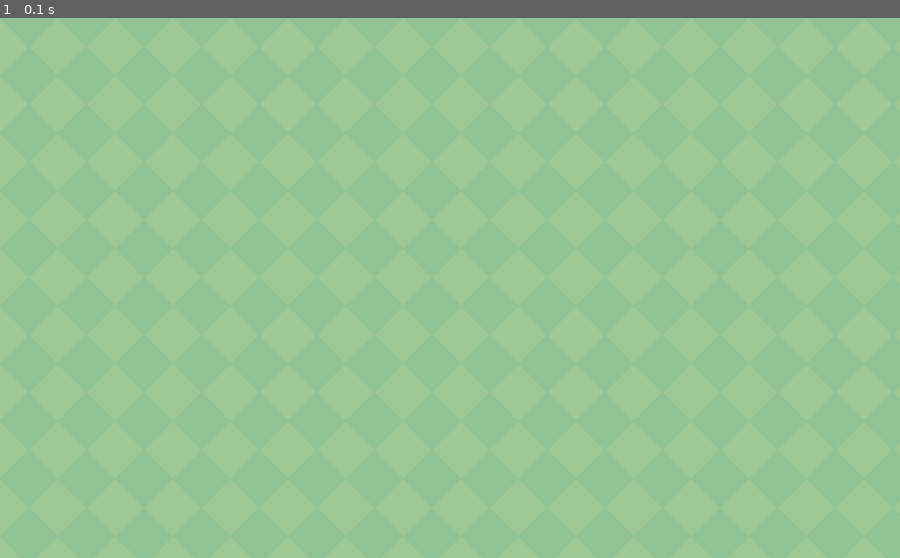
Above: before the commit, frame 1.
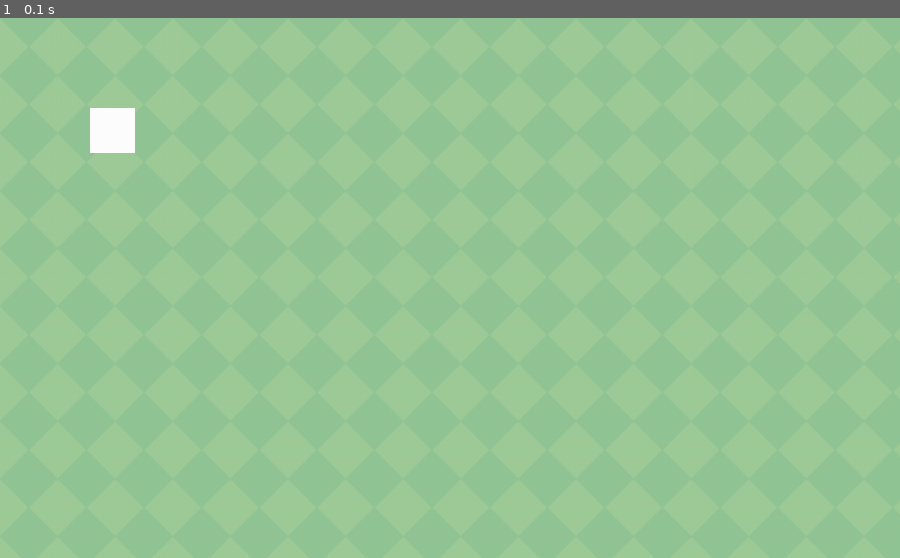
Above: after the commit, the same moment.

Repository: kamijoseph/Platformer-Pygame-Game
Game: pygame game, started from main.py
Same seed, same stepped clock (60 frames per second), same inputs: the game is played once before the commit and once after it.
Inputs:
- Up to frame 1 (0.1 s): no input

The runs differ from the first frame. In frame 1, 0.4% of the frame differs, in the area x 10-15%, y 16-25%.

Commit message:
drawing and rendering player character on the screen

Diff:
--- a/main.py
+++ b/main.py
@@ -73,16 +73,25 @@
     return tiles, image
 
 # draw function
-def draw(window, background, bg_image):
+def draw(window, background, bg_image, player):
     for tile in background:
         window.blit(bg_image, tile)
+
+    # drawing the player
+    player.draw(window)
 
     pygame.display.update()
 
 
 def main(window):
+    # clock
     clock = pygame.time.Clock()
+
+    # background
     background, bg_image = get_background("Green.png")
+
+    # player
+    player = Player(100, 100, 50, 50)
 
     running = True
     while running:
@@ -94,7 +103,7 @@
                 break
 
         # background
-        draw(window, background, bg_image)
+        draw(window, background, bg_image, player)
 
     pygame.quit()
     quit()
